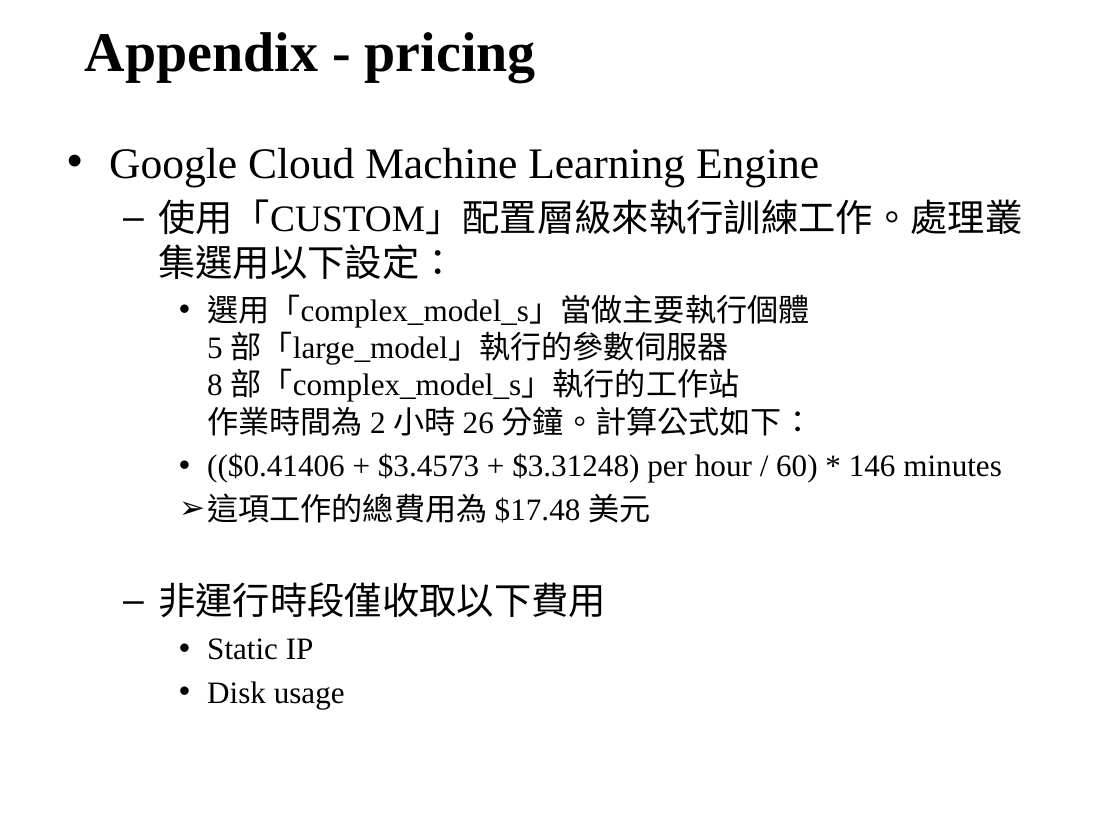
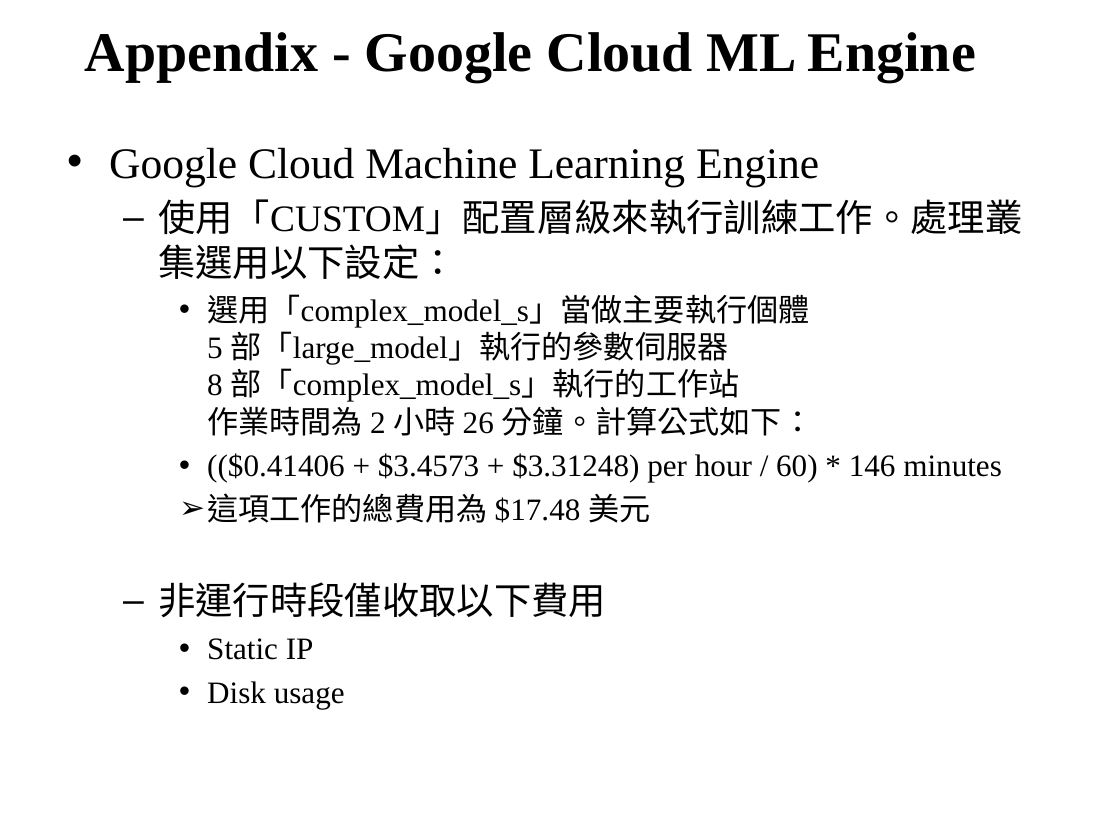
Before and after one commit to frankShih/face_classification_keras, a slide deck: slide 16 of Homework/han_shih_report20181003.pptx. Drawn at 1120x840 pixels with LibreOffice and Linux fonts; fonts in the diff are those of the drawing; background and template pictures are left out. Boxes give left, top, right and bottom in pixels: in the first picture for what was removed or moved away, otherwise in the second. Text is boxed around its words. In the diff, an @@ line names an element or a change of style, - is before the commit and + after.

```diff
--- a/Homework/han_shih_report20181003.pptx
+++ b/Homework/han_shih_report20181003.pptx
@@ title at (85,32,976,81): text changed @@
-Appendix - pricing
+Appendix - Google Cloud ML Engine
```
Also in this commit, not shown: 2 other slides changed, 7 slides added.
